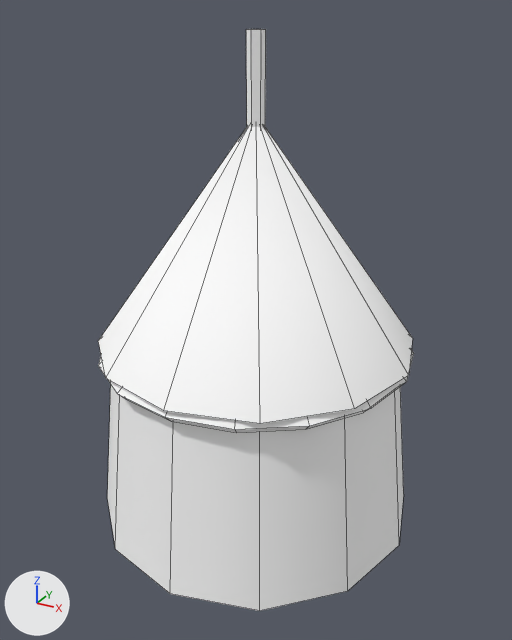
The Blender file art/env/haystack.blend: old version first, new version second.
The view is the same before and after, from a 50 mm camera at (2.27, -4.12, 3.62) aimed at (0.03, -0.06, 1.59). The axes (+X, +Y, +Z) are drawn at lower left. The lights are the same throughout. The older version comes first. Mesh edges are drawn as thin lines. Objects named as collision shapes, trigger or cutter boxes, shadow casters or lower levels of detail are left out.

Objects in the first picture: 'Haystack'.
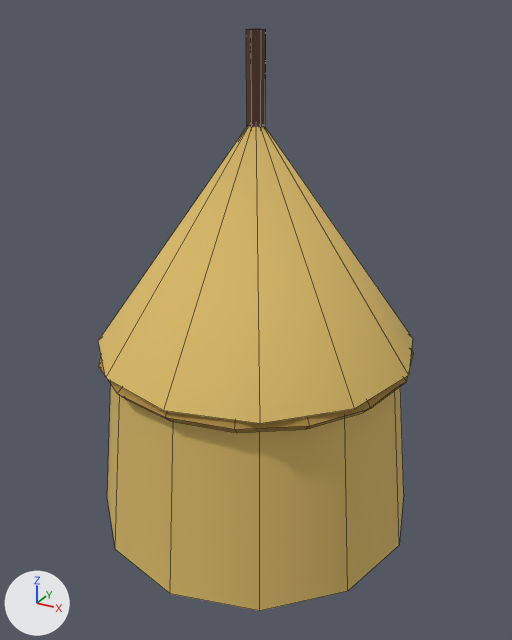
Location of each change, (x1, y1, x2, y2) in pixels of the pictures (512 x 640 px):
'Haystack', recoloured (white to yellow)
    both: (98, 29, 414, 611)
part 1 of me_haystack, recoloured
    both: (98, 350, 414, 433)
part 2 of me_haystack, recoloured (beige to yellow)
    both: (98, 126, 413, 611)
part 3 of me_haystack, recoloured (darker)
    both: (246, 29, 266, 128)

What changed in the scene script:
```text
Change mat_vk_vcol:
    where n0 = _N.new('ShaderNodeBsdfPrincipled'); n0.name = 'Principled BSDF'
    remove n0.inputs[0].default_value = (1.0, 1.0, 1.0, 1.0)  # 'Base Color', white #ffffff
    add n2 = _N.new('ShaderNodeVertexColor'); n2.name = 'Color Attribute'
    add n2.layer_name = 'Color'
    add _L.new(n2.outputs[0], n0.inputs[0])  # 'Color' to 'Base Color'
Change me_haystack:
    where me_haystack.from_pydata(...)  # 113 vertices, 99 faces; spans x -1.2..1.2, y -1.2..1.2, z 0.0..3.5
    used by ob_haystack; location = (0.0, 0.0, 0.0)
    me_haystack part 1: 64 faces centred in x -1.07..1.07, y -1.07..1.07, z 1.32..1.38 are repainted in the vertex colours; the middle colour goes from beige #d4bf88 to brown #a8853f
    me_haystack part 2: 27 faces centred in x -1.05..1.05, y -1.05..1.05, z 0.0..1.93 are repainted in the vertex colours; the middle colour goes from beige #edddaa to yellow #d8b866
    me_haystack part 3: 8 faces centred in x -0.05..0.05, y -0.04..0.04, z 2.7..3.5 are repainted in the vertex colours; the middle colour goes from brown #9e816d to brown #573827
```
